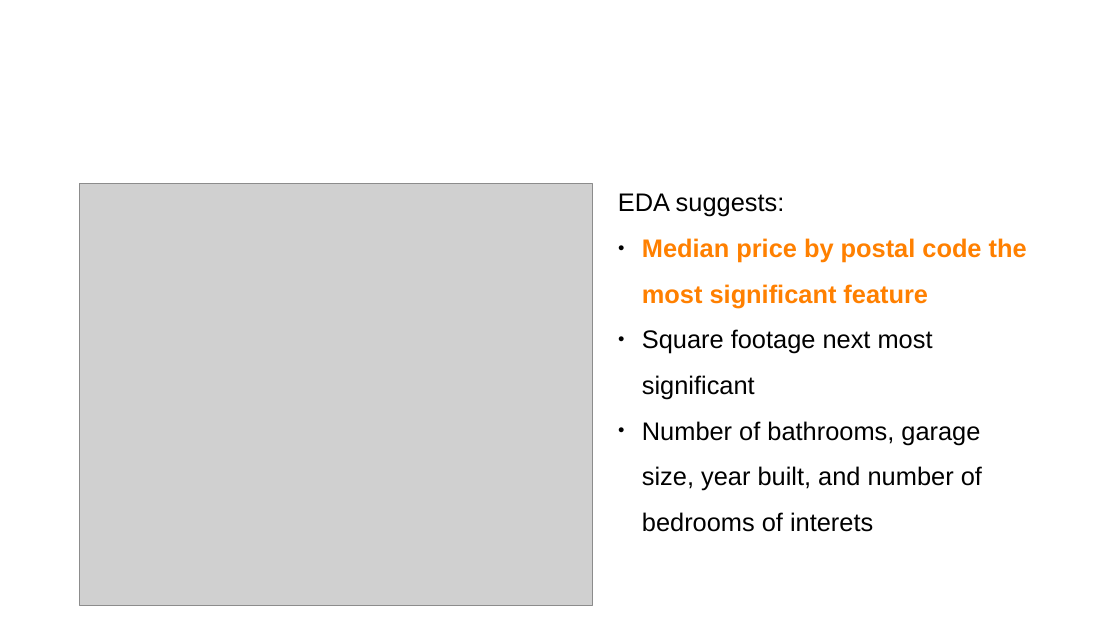
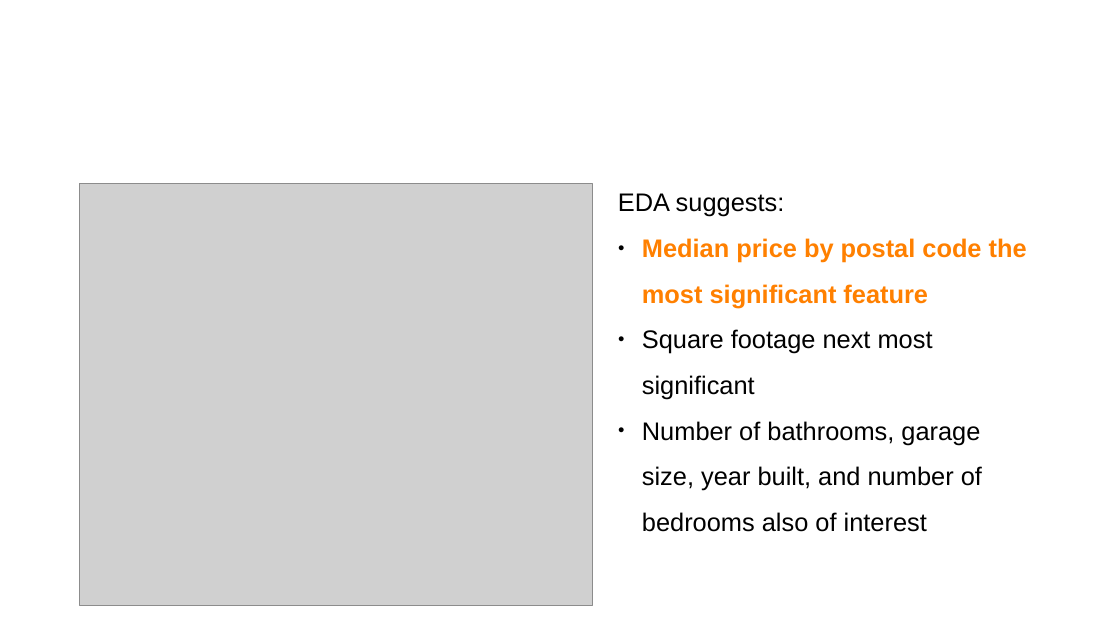
Before and after one commit to harnettd/midterm-project-machine-learning, a slide deck: slide 3 of images/presentation.odp. Drawn at 1120x630 pixels with LibreOffice and Linux fonts; fonts in the diff are those of the drawing; grey boxes stand for pictures; background and template pictures are left out. Boxes give left, top, right and bottom in pixels: in the first picture for what was removed or moved away, otherwise in the second. Text is boxed around its words. In the diff, an @@ line names an element or a change of style, - is before the commit and + after.

Commit message:
update presentation

```diff
--- a/images/presentation.odp
+++ b/images/presentation.odp
@@ text at (x1=642, y1=421, x2=982, y2=532): text changed @@
-● Number of bathrooms, garage size, year built, and number of bedrooms of interets
+● Number of bathrooms, garage size, year built, and number of bedrooms also of interest
```
Also in this commit, not shown: 2 other slides changed, 1 other file.
